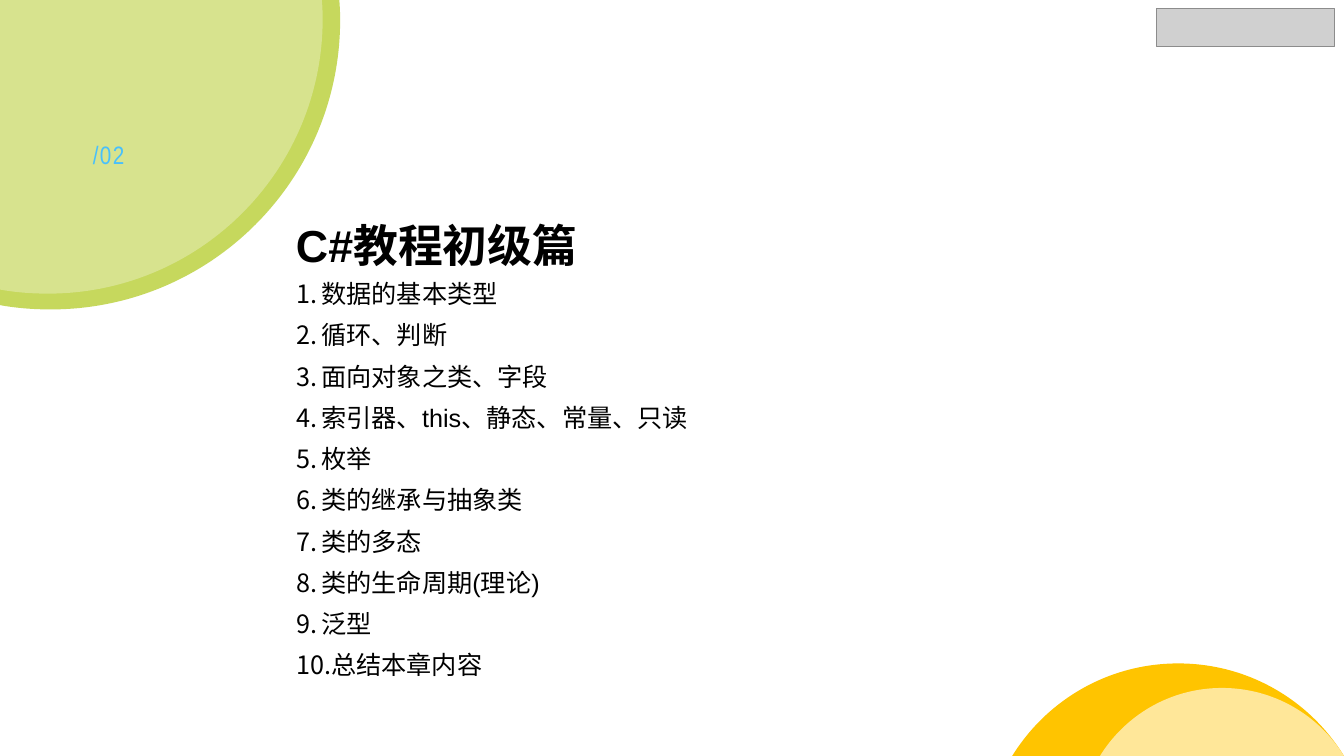
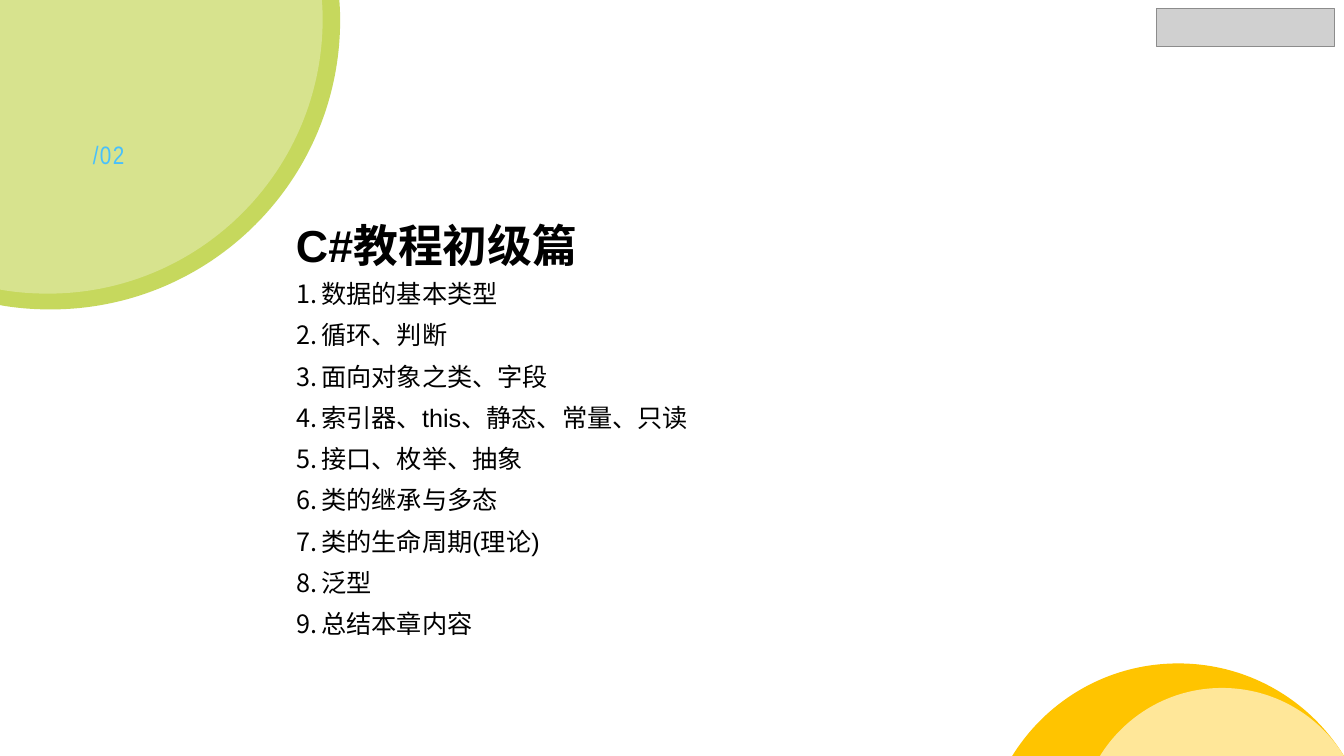
Before and after one commit to StevenEco/.NetCoreGuide, a slide deck: slide 6 of PPT/Microsoft Lesson.pptx. Drawn at 1344x756 pixels with LibreOffice and Linux fonts; fonts in the diff are those of the drawing; grey boxes stand for pictures. Boxes give left, top, right and bottom in pixels: in the first picture for what was removed or moved away, otherwise in the second. Text is boxed around its words. In the diff, an @@ line names an element or a change of style, - is before the commit and + after.

```diff
--- a/PPT/Microsoft Lesson.pptx
+++ b/PPT/Microsoft Lesson.pptx
@@ text at [321,446,523,511]: text changed @@
-5. 枚举
-6. 类的继承与抽象类
-7. 类的多态
+5. 接口、枚举、抽象
+6. 类的继承与多态
```
Also in this commit, not shown: 11 other files.
